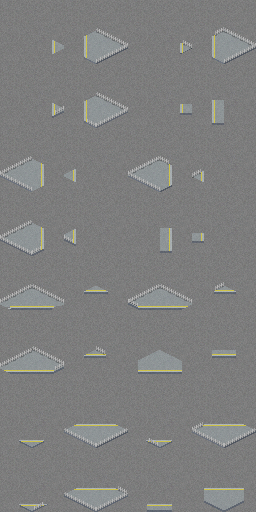
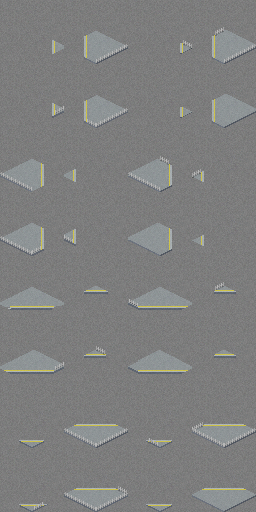
Two versions of the same layered image (256×512). Layer-by-layer changes:
hid "Fence_L" over [0, 156, 160, 367]
hid "Fence_F" over [32, 28, 256, 364]
painted on "[47]" over [192, 489, 256, 512]
painted on "[46]" over [146, 504, 172, 512]
painted on "[39]" over [212, 350, 236, 358]
added layer "[34a] コピー" in group "[38]" over [128, 362, 192, 373]
added layer "[27] コピー" in group "[31]" over [192, 235, 204, 246]
hid "[31x]" over [192, 233, 204, 243]
painted on "[30]" over [128, 223, 172, 256]
painted on "[23]" over [212, 94, 256, 128]
painted on "[22]" over [180, 104, 192, 118]
